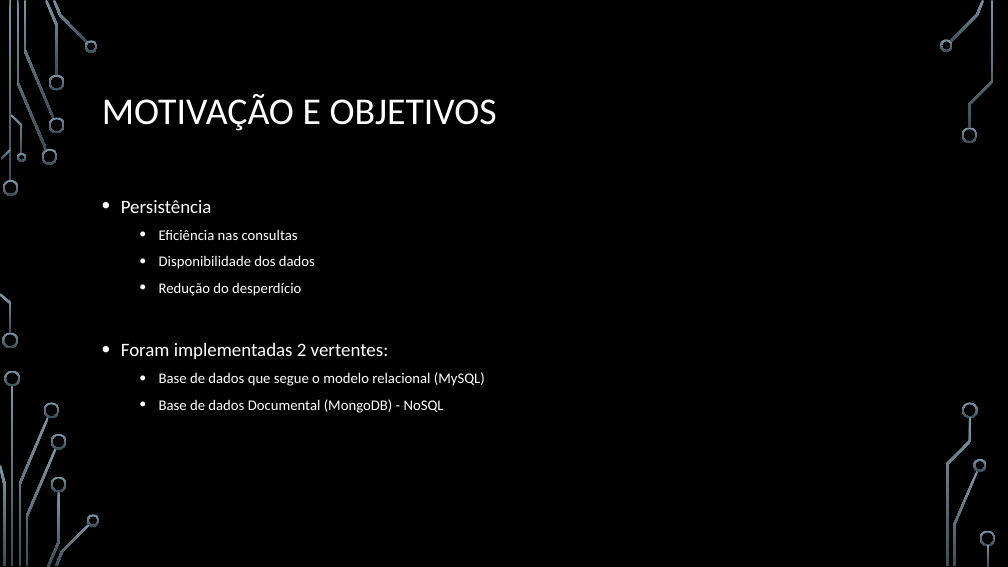
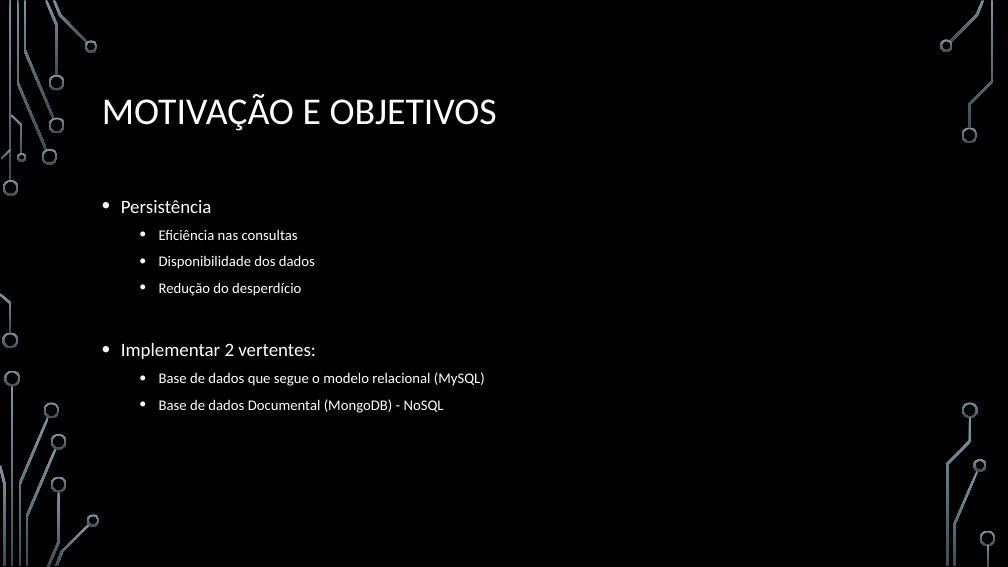
Before and after one commit to nelson31/BD1920, a slide deck: slide 4 of relatorio/Presentation/presentation.pptx. Drawn at 1008x567 pixels with LibreOffice and Linux fonts; fonts in the diff are those of the drawing; background and template pictures are left out. Boxes give left, top, right and bottom in pixels: in the first picture for what was removed or moved away, otherwise in the second. Text is boxed around its words. In the diff, an @@ line names an element or a change of style, - is before the commit and + after.

```diff
--- a/relatorio/Presentation/presentation.pptx
+++ b/relatorio/Presentation/presentation.pptx
@@ text at box(121, 343, 316, 359): text changed @@
-• Foram implementadas 2 vertentes:
+• Implementar 2 vertentes:
```
Also in this commit, not shown: 2 other slides changed, 1 slide removed.
